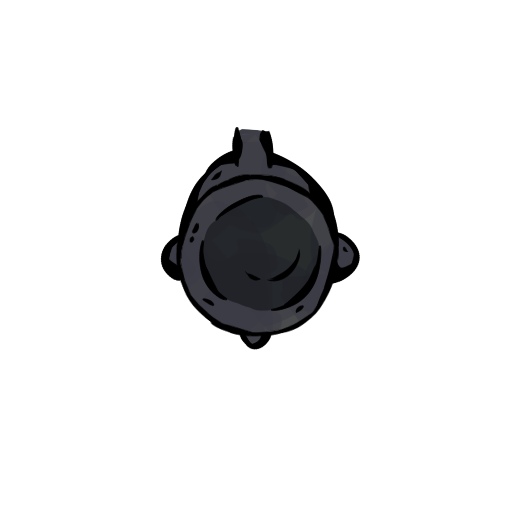
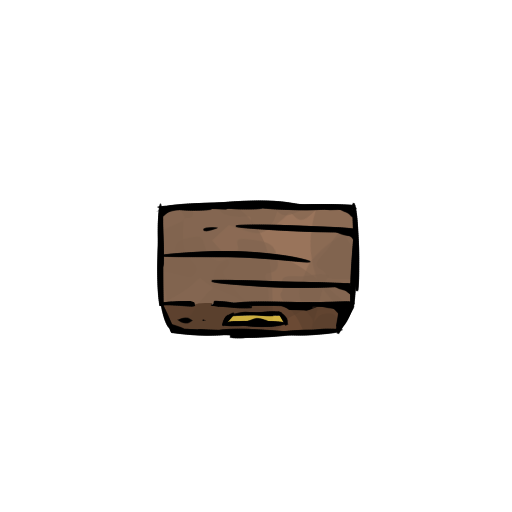
Before/after of a 512x512 layered artwork. What changed in the layer stack:
painted on "Capa de pintura 69" over bbox(156, 127, 360, 350)
showed group "Grupo 62" (3 layers) over bbox(156, 128, 360, 350)
painted on "Capa de pintura 61" over bbox(156, 128, 360, 350)
hid group "Grupo 4" (3 layers) over bbox(156, 127, 360, 350)
painted on "Capa de pintura 1" over bbox(156, 128, 360, 350)
